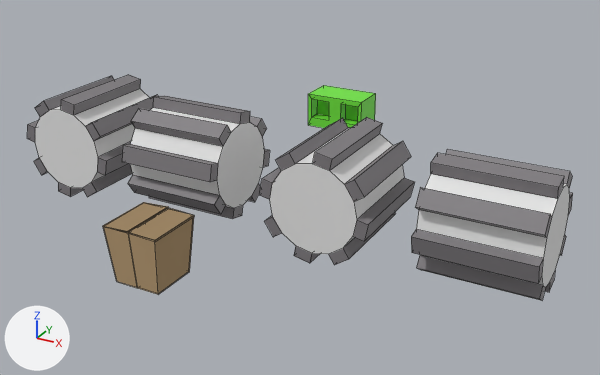
Renders of the Blender file Assets/blender/box.blend from each side of a commit.
Rendered twice from a camera (50 mm lens) standing at (20.7, -24.4, 16.9) and looking at (2.0, 9.5, -0.1). Arrows for +X, +Y and +Z are at lower left; the lights stay in place. Mesh edges are drawn as thin lines.

In view in the first picture: 'Cube.002', 'Cube.003', 'Cube.004', 'Gear.DownUp', 'Gear.LeftRigh', 'Gear.RightLeft', 'Gear.UpDown', 'Machine'.
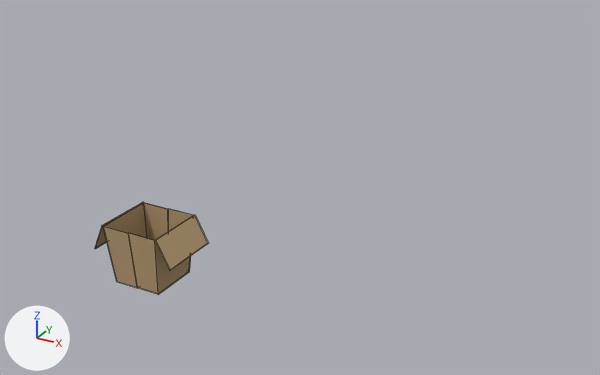
Location of each change, (x1, y1, x2, y2) in pixels of the pictures (600 x 375 px):
'Gear.DownUp', deleted: before (411, 149, 573, 300)
    faces in mat_teeth (grey #7f7c7f): (411, 149, 573, 300)
    faces in mat_roller (white #e7e7e7): (416, 174, 570, 288)
'Gear.RightLeft', deleted: before (259, 117, 414, 265)
    faces in mat_roller (white #e7e7e7): (270, 128, 404, 254)
    faces in mat_teeth (grey #7f7c7f): (259, 117, 414, 265)
'Gear.UpDown', deleted: before (122, 96, 270, 219)
    faces in mat_teeth (grey #7f7c7f): (122, 96, 270, 219)
    faces in mat_roller (white #e7e7e7): (130, 107, 264, 208)
'Gear.LeftRigh', deleted: before (27, 75, 158, 197)
    faces in mat_roller (white #e7e7e7): (35, 89, 150, 188)
    faces in mat_teeth (grey #7f7c7f): (27, 75, 158, 197)
'Cube.003', turned: before (128, 208, 194, 242); after (155, 215, 208, 270)
'Machine', deleted (green): before (308, 85, 376, 128)
'Cube.004', turned: before (103, 202, 168, 232); after (94, 202, 143, 249)

Edits to the bpy script that builds the scene:
```text
Change ob_cube_003:
    ob_cube_003.rotation_euler: (0.0, 0.0381, 0.0) -> (0.0, 4.235, 0.0)  # degrees (0, 2.2, 0) -> degrees (0, 243, 0)
Change ob_cube_004:
    ob_cube_004.rotation_euler: (0.0, -0.0622, 0.0) -> (0.0, -4.288, 0.0)  # degrees (0, -3.6, 0) -> degrees (0, -246, 0)
Remove ob_gear_downup:
    ob_gear_downup = bpy.data.objects.new('Gear.DownUp', me_cylinder_001)
    ob_gear_downup.location = (12.21, 8.58, 0.74)
    ob_gear_downup.rotation_euler = (1.571, 0.0, -1.571)  # degrees (90, 0, -90)
    ob_gear_downup.scale = (2.25, 2.25, 2.74)
Remove ob_gear_leftrigh:
    ob_gear_leftrigh = bpy.data.objects.new('Gear.LeftRigh', me_cylinder_004)
    ob_gear_leftrigh.location = (-10.6, 8.95, 0.74)
    ob_gear_leftrigh.rotation_euler = (1.571, 0.0, 0.0)  # degrees (90, 0, 0)
    ob_gear_leftrigh.scale = (2.25, 2.25, 2.74)
Remove ob_gear_rightleft:
    ob_gear_rightleft = bpy.data.objects.new('Gear.RightLeft', me_cylinder_003)
    ob_gear_rightleft.location = (4.59, 8.65, 0.74)
    ob_gear_rightleft.rotation_euler = (1.571, 0.0, 0.0)  # degrees (90, 0, 0)
    ob_gear_rightleft.scale = (2.25, 2.25, 2.74)
Remove ob_gear_updown:
    ob_gear_updown = bpy.data.objects.new('Gear.UpDown', me_cylinder_002)
    ob_gear_updown.location = (-3.83, 8.87, 0.74)
    ob_gear_updown.rotation_euler = (1.571, 0.0, 1.571)  # degrees (90, 0, 90)
    ob_gear_updown.scale = (2.25, 2.25, 2.74)
Remove ob_machine:
    ob_machine = bpy.data.objects.new('Machine', me_cube_001)
    ob_machine.location = (-0.3, 18.91, 0.97)
```
